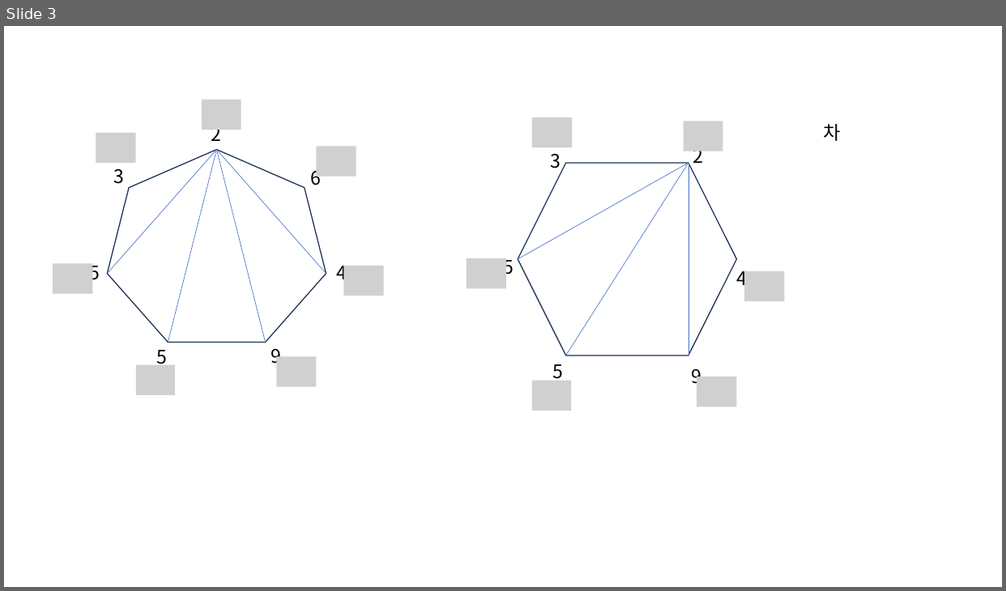
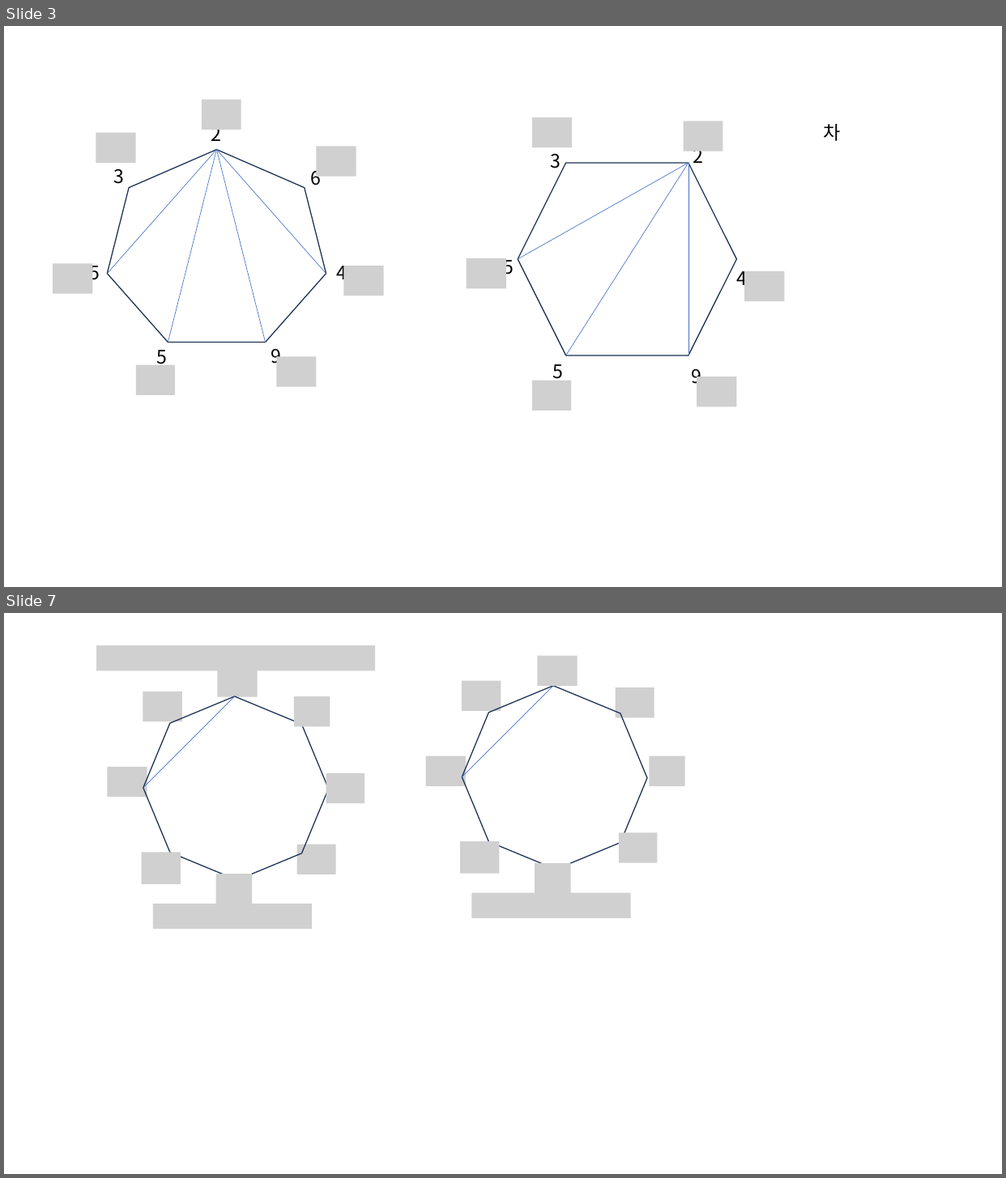
Before and after one commit to kimjiil/kimjiil.github.io, a slide deck: assets/images/2023-08-16-algorithm_study_00/HuShing 그림자료.pptx. Shown one above the other, each under a label of ours: slide 3 before the commit, slides 3 and 7 after it; the slides between them are not shown. The pictures are 1006x591 and 1006x1178 pixels, drawn with LibreOffice and Linux fonts; fonts in the diff are those of the drawing; grey boxes stand for pictures. Boxes give left, top, right and bottom in pixels: in the first picture for what was removed or moved away, otherwise in the second. Text is boxed around its words. In the diff, an @@ line names an element or a change of style, - is before the commit and + after.

```diff
--- a/assets/images/2023-08-16-algorithm_study_00/HuShing 그림자료.pptx
+++ b/assets/images/2023-08-16-algorithm_study_00/HuShing 그림자료.pptx
@@ slide 7 added at box(4, 613, 1002, 1174), background #FFFFFF @@
@@ picture added at box(96, 645, 375, 671) @@
@@ picture added at box(538, 656, 577, 686) @@
@@ octagon added at box(124, 677, 347, 899), outline #1E3256 1 pt @@
@@ picture added at box(217, 667, 257, 697) @@
@@ octagon added at box(443, 666, 667, 888), outline #1E3256 1 pt @@
@@ picture added at box(462, 681, 501, 711) @@
@@ picture added at box(143, 692, 182, 722) @@
@@ line added from (143, 788) to (235, 696), #4472C4 0.5 pt @@
@@ picture added at box(294, 697, 330, 726) @@
@@ line added from (462, 777) to (553, 686), #4472C4 0.5 pt @@
@@ picture added at box(616, 688, 654, 717) @@
@@ picture added at box(426, 756, 466, 786) @@
@@ picture added at box(650, 756, 685, 786) @@
@@ picture added at box(108, 766, 147, 796) @@
@@ picture added at box(326, 773, 364, 803) @@
@@ picture added at box(142, 853, 181, 884) @@
@@ picture added at box(296, 845, 335, 875) @@
@@ picture added at box(460, 841, 499, 874) @@
@@ picture added at box(619, 833, 657, 863) @@
@@ picture added at box(216, 875, 252, 905) @@
@@ picture added at box(535, 863, 571, 893) @@
@@ picture added at box(153, 904, 313, 929) @@
@@ picture added at box(472, 893, 632, 918) @@
```
Also in this commit, not shown: 4 other slides added, 4 other files.
